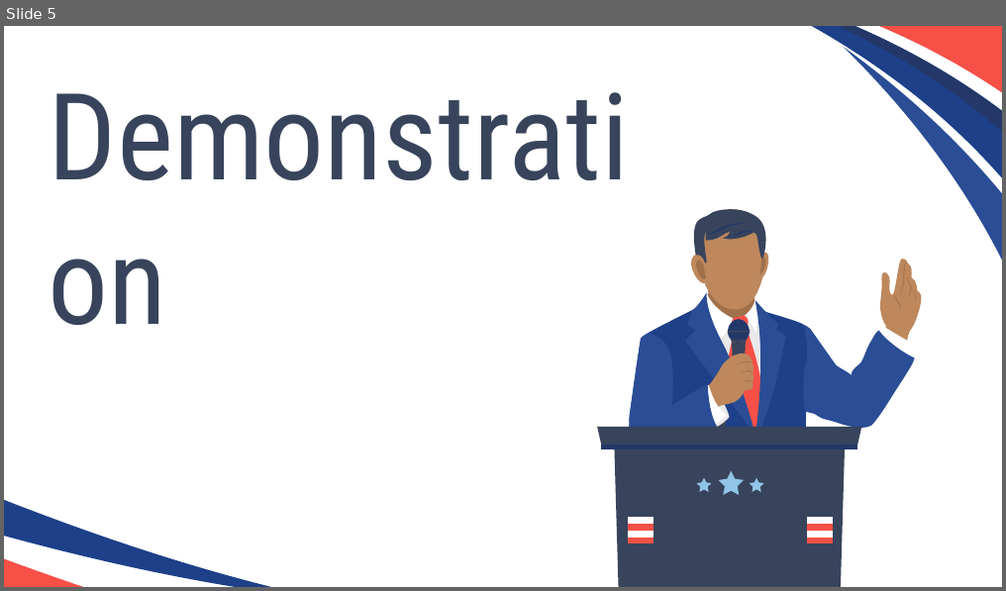
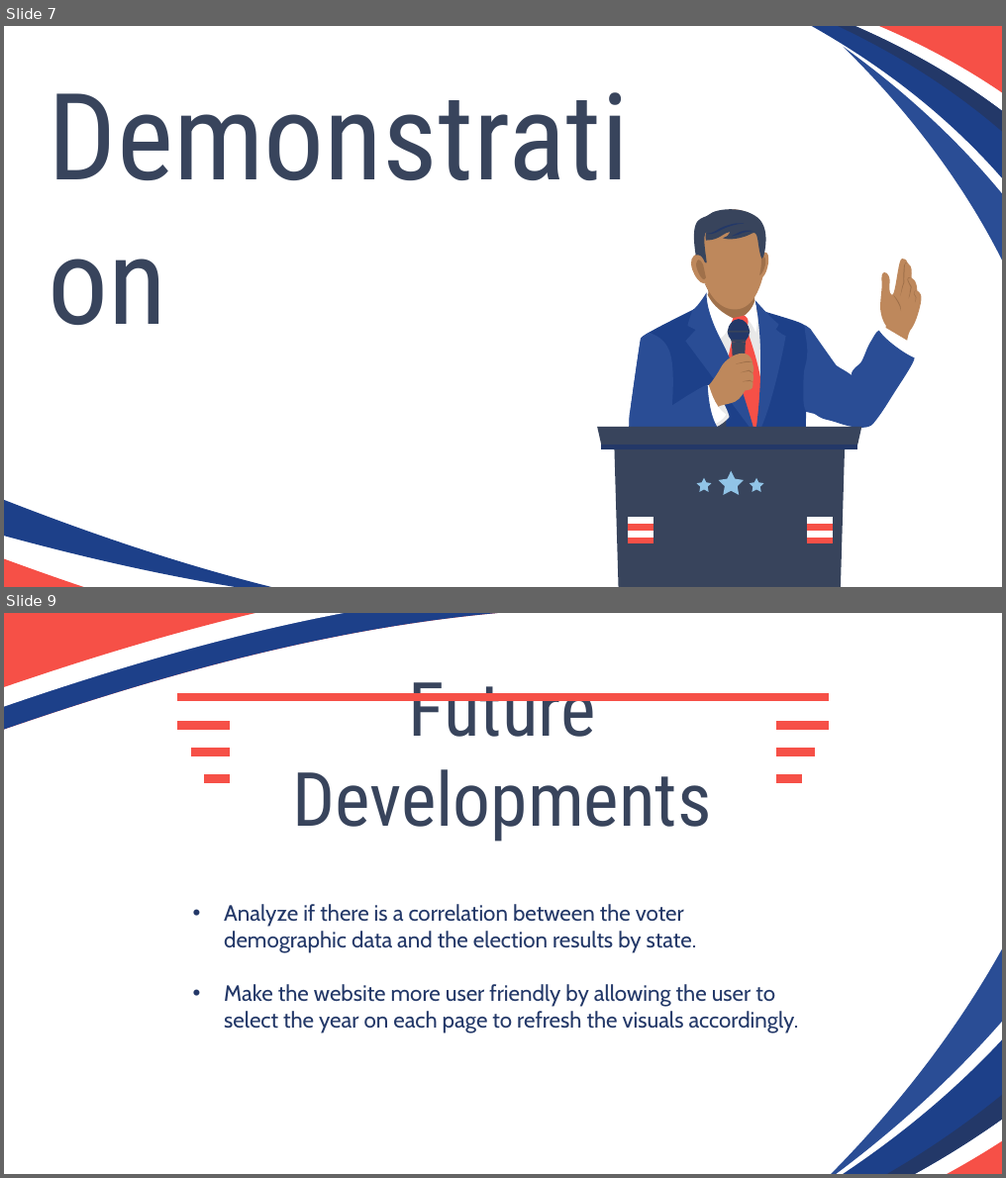
Before and after one commit to dave1407/Project3.github.io, a slide deck: Voting Trends.pptx. Shown one above the other, each under a label of ours: slide 5 before the commit, slides 7 and 9 after it; the slides between them are not shown. The pictures are 1006x591 and 1006x1178 pixels, drawn with LibreOffice and Linux fonts; fonts in the diff are those of the drawing. Boxes give left, top, right and bottom in pixels: in the first picture for what was removed or moved away, otherwise in the second. Text is boxed around its words. In the diff, an @@ line names an element or a change of style, - is before the commit and + after.

```diff
--- a/Voting Trends.pptx
+++ b/Voting Trends.pptx
@@ slide 9 added at (4, 613, 1002, 1174), background #FFFFFF @@
@@ group added at (4, 613, 560, 761): 4 freeform shapes @@
@@ freeform shape added at (177, 693, 829, 702), fill #F65047 @@
@@ title added at (292, 682, 711, 842), 54 pt, text #38445C @@
+Future Developments
@@ freeform shape added at (177, 721, 230, 729), fill #F65047 @@
@@ freeform shape added at (776, 721, 829, 729), fill #F65047 @@
@@ freeform shape added at (192, 748, 231, 756), fill #F65047 @@
@@ freeform shape added at (776, 748, 816, 756), fill #F65047 @@
@@ freeform shape added at (204, 774, 230, 782), fill #F65047 @@
@@ freeform shape added at (776, 774, 802, 782), fill #F65047 @@
@@ subtitle added at (224, 904, 799, 1034), 16 pt, text #233868 @@
+• Analyze if there is a correlation between the voter demographic data and the election results by state.
+• Make the website more user friendly by allowing the user to select the year on each page to refresh the visuals accordingly.
@@ group added at (653, 790, 1002, 1174): 4 freeform shapes @@
@@ what was slide 5 is now slide 7 @@
```
Also in this commit, not shown: 4 slides changed, 1 slide removed.
